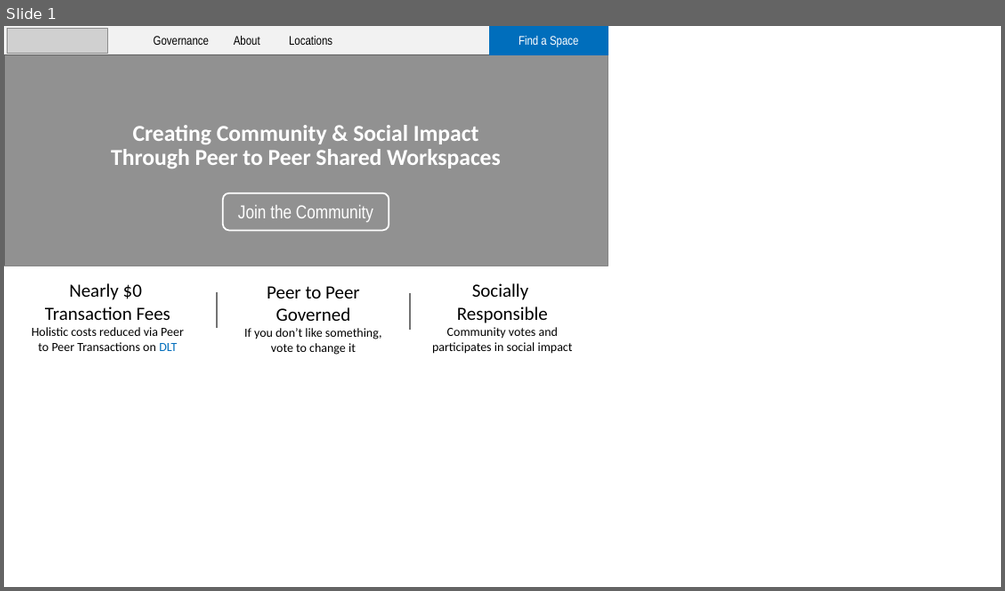
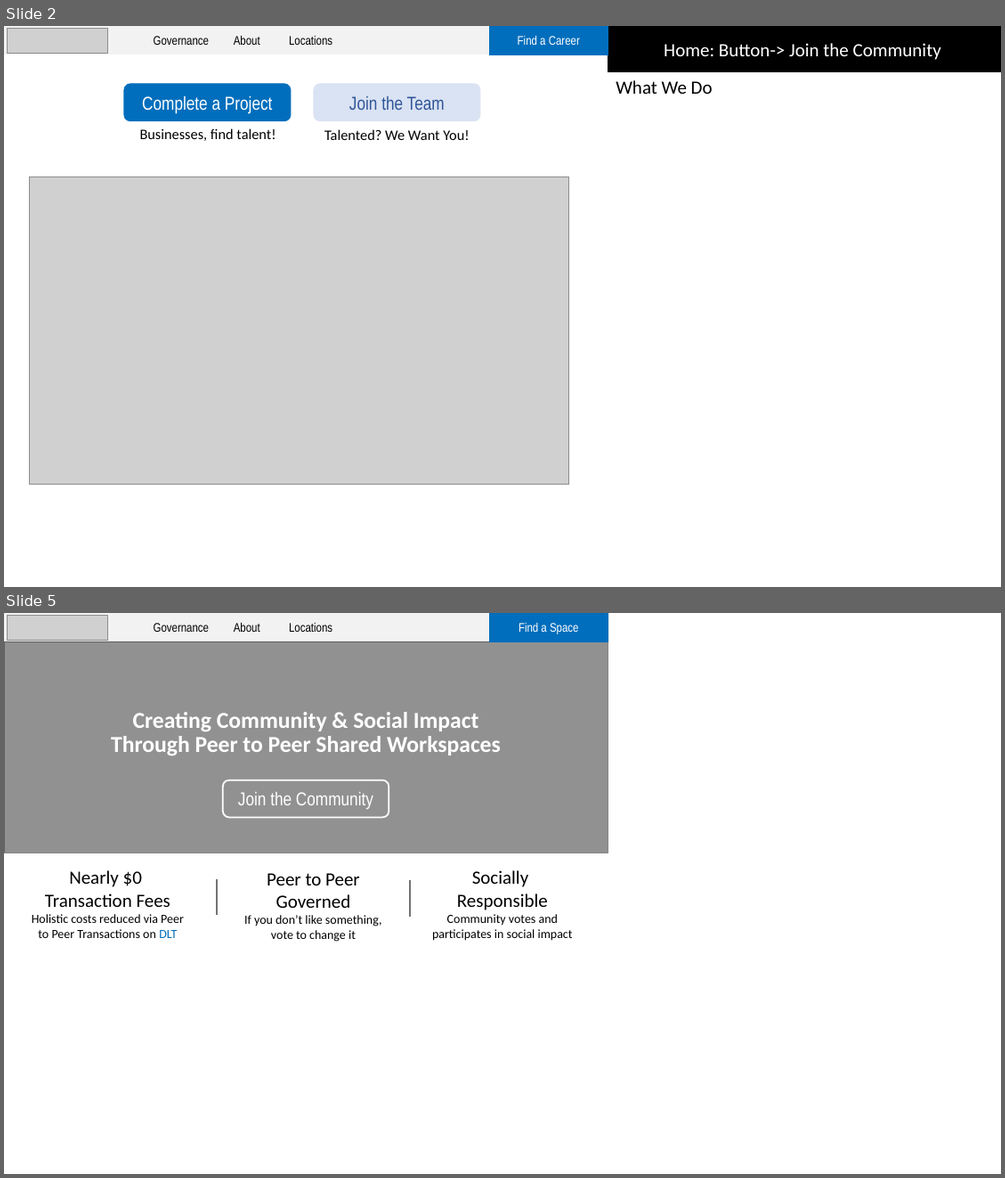
Before and after one commit to sriharikapu/ethdenver2018, a slide deck: static/images/pitch.pptx. Shown one above the other, each under a label of ours: slide 1 before the commit, slides 2 and 5 after it; the slides between them are not shown. The pictures are 1005x591 and 1005x1178 pixels, drawn with LibreOffice and Linux fonts; fonts in the diff are those of the drawing; grey boxes stand for pictures; background and template pictures are left out. Boxes give left, top, right and bottom in pixels: in the first picture for what was removed or moved away, otherwise in the second. Text is boxed around its words. In the diff, an @@ line names an element or a change of style, - is before the commit and + after.

Commit message:
updated and new images. updated ppt

```diff
--- a/static/images/pitch.pptx
+++ b/static/images/pitch.pptx
@@ slide 2 added at [4, 26, 1001, 587], background picture (left out) @@
@@ rectangle added at [4, 26, 608, 54], fill #F2F2F2, outline #F2F2F2 1 pt @@
@@ group added at [7, 26, 608, 54]: 3 texts, 1 picture, 1 rectangle @@
+Find a Career
+Governance
+About
+Locations
@@ rectangle added at [608, 26, 1001, 72], fill #000000, outline #000000 1 pt, 18 pt, text #FFFFFF @@
+Home: Button-> Join the Community
@@ rounded rectangle added at [124, 84, 291, 121], fill #006EBC, outline #006EBC 1 pt, 18 pt, text #FFFFFF @@
+Complete a Project
@@ rounded rectangle added at [314, 84, 479, 121], fill #DAE3F3, outline #DAE3F3 1 pt, 18 pt, text #2F5597 @@
+Join the Team
@@ text added at [615, 80, 712, 94], 18 pt, text #000000 @@
+What We Do
@@ text added at [140, 128, 275, 141], 14 pt, text #000000 @@
+Businesses, find talent!
@@ text added at [324, 129, 469, 140], 14 pt, text #000000 @@
+Talented? We Want You!
@@ picture added at [30, 176, 569, 484] @@
@@ what was slide 1 is now slide 5 @@
```
Also in this commit, not shown: 3 other slides added, 7 other files.
